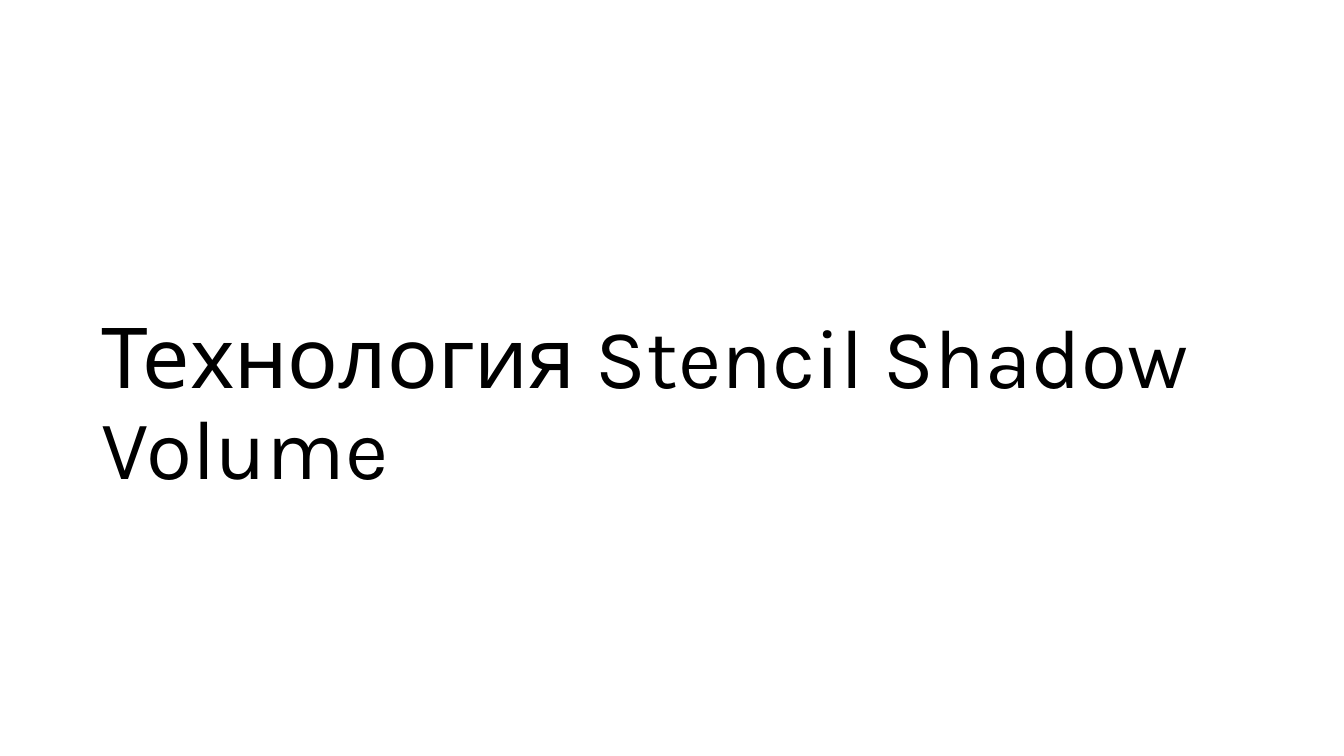
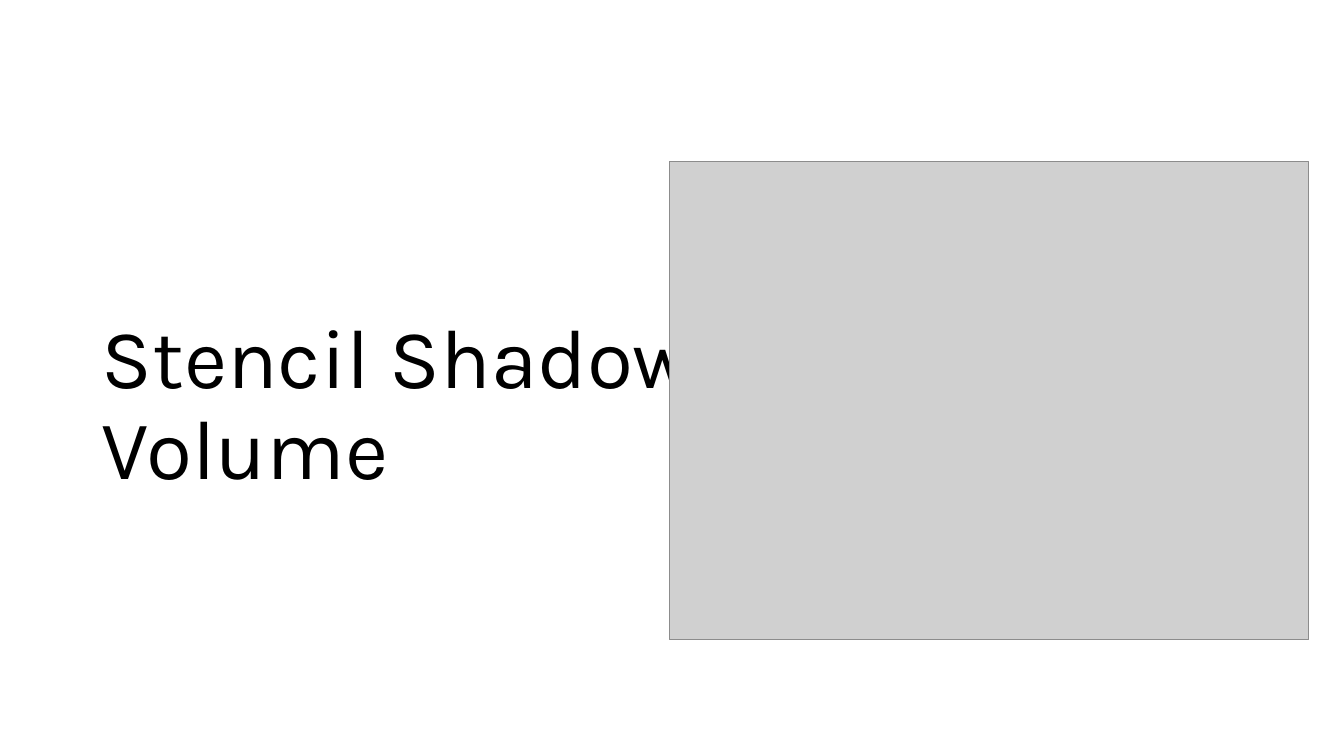
Before and after one commit to alexey-malov/cg-course, a slide deck: slide 5 of lectures/11/11 - Визуализация теней.pptx (slide 3 before the commit). Drawn at 1344x756 pixels with LibreOffice and Linux fonts; fonts in the diff are those of the drawing; grey boxes stand for pictures. Boxes give left, top, right and bottom in pixels: in the first picture for what was removed or moved away, otherwise in the second. Text is boxed around its words. In the diff, an @@ line names an element or a change of style, - is before the commit and + after.

```diff
--- a/lectures/11/11 - Визуализация теней.pptx
+++ b/lectures/11/11 - Визуализация теней.pptx
@@ picture added at [669, 161, 1310, 640] @@
@@ title at [102, 312, 694, 480]: text changed @@
-Технология Stencil Shadow Volume
+Stencil Shadow Volume
```
Also in this commit, not shown: 12 other slides changed, 6 slides added, 8 slides removed, 1 other file.
